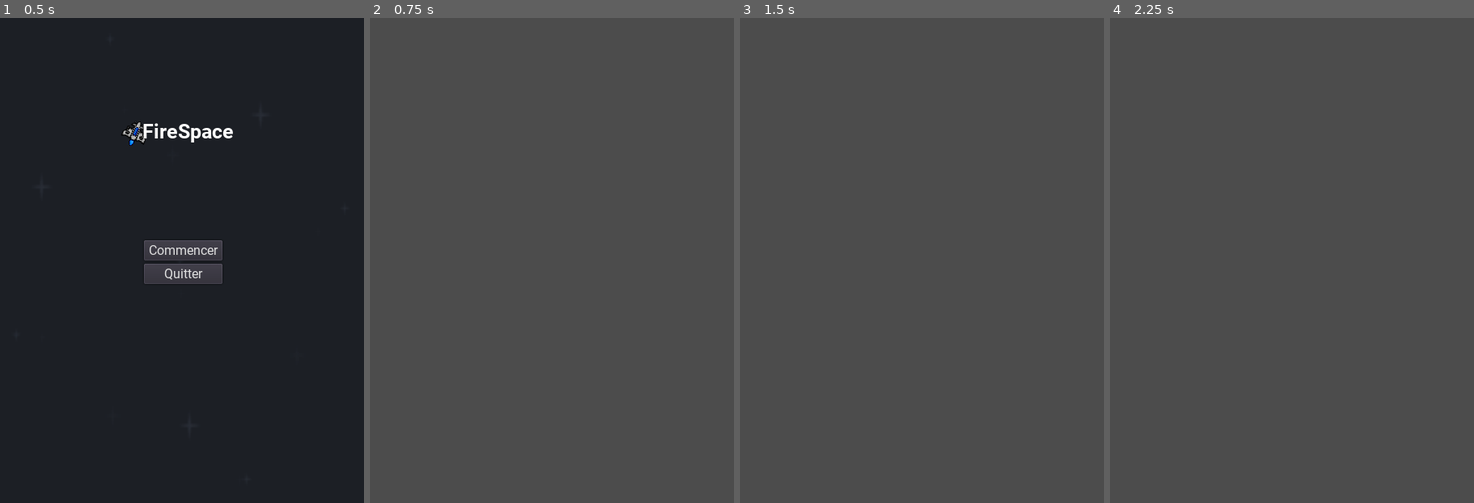
Above: before the commit, frames 1-4 (left to right).
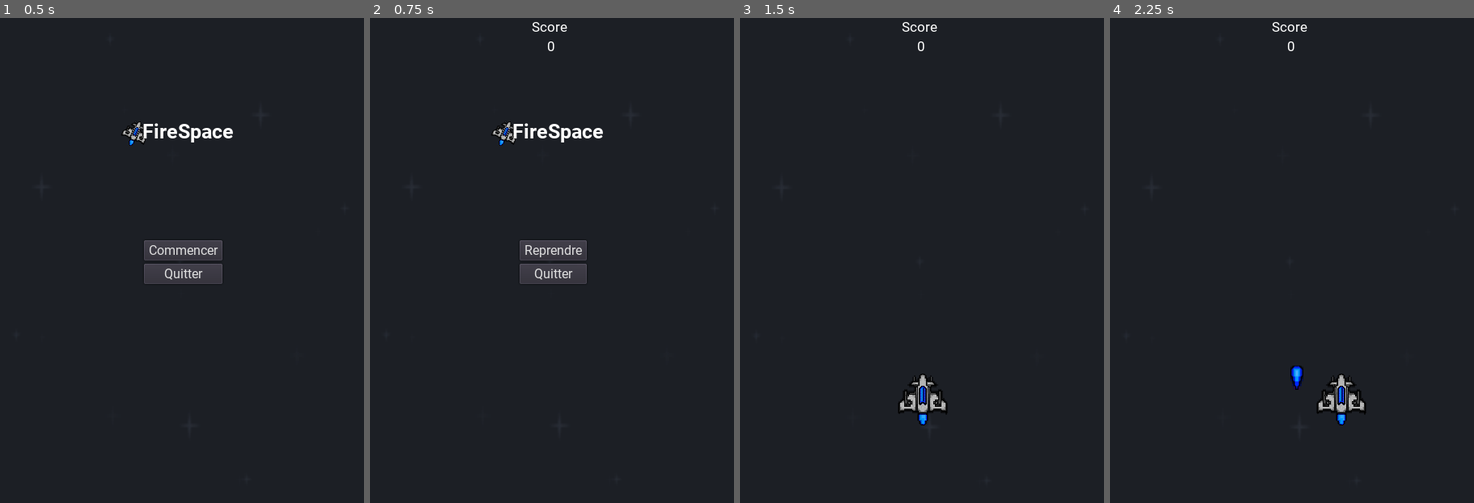
Above: after the commit, the same moments.

Repository: KevCoorp/Firespace
Game: Godot game, scene res://GUI/MainMenu.tscn
Two runs of this game, one before a commit and one after it. Both use one fixed random seed, a clock stepped at 60 frames per second and the inputs below. This scene is started directly instead of the project's main scene.
Inputs (mouse positions are in pixels of both pictures, inside the frame that each line leads up to):
- Up to frame 1 (0.5 s): no input
- Up to frame 2 (0.75 s): click "Commencer" at 0.5 s
- Up to frame 3 (1.5 s): click (922, 250) at 1.25 s, where only the run after the commit has a clickable "Reprendre"
- Up to frame 4 (2.25 s): tap Enter at 2 s; hold D (move_right) from 2.03 s (still down); hold Space (shoot) from 2.03 s (still down)

Frame 1 is identical in both runs. In frame 2, 99% of the frame differs, in the area x 0-100%, y 0-100%; in frame 3, 100%; in frame 4, 100%.

Commit message:
add Main Menu
need fixes

Diff:
--- /dev/null
+++ b/GUI/MainMenu.gd
@@ -0,0 +1,7 @@
+extends Control
+
+func _on_QuitBtn_pressed():
+	get_tree().quit()
+
+func _on_StartBtn_pressed():
+	get_tree().change_scene("res://MainScenes/Gameplay.tscn")
--- a/GUI/MainMenu.tscn
+++ b/GUI/MainMenu.tscn
@@ -1,7 +1,7 @@
 [gd_scene load_steps=9 format=2]
 
 [ext_resource path="res://Textures/background.png" type="Texture" id=1]
-[ext_resource path="res://GUI/PauseMenu2.gd" type="Script" id=2]
+[ext_resource path="res://GUI/MainMenu.gd" type="Script" id=2]
 [ext_resource path="res://Fonts/Roboto-Regular.ttf" type="DynamicFontData" id=3]
 [ext_resource path="res://Textures/ship.png" type="Texture" id=4]
 
@@ -61,7 +61,7 @@
 margin_right = 273.0
 margin_bottom = 327.0
 
-[node name="ResumeBtn" type="Button" parent="CenterContainer/VBoxContainer"]
+[node name="StartBtn" type="Button" parent="CenterContainer/VBoxContainer"]
 margin_right = 97.0
 margin_bottom = 25.0
 custom_fonts/font = SubResource( 1 )
@@ -76,5 +76,5 @@
 text = "Quitter"
 icon_align = 1
 
-[connection signal="pressed" from="CenterContainer/VBoxContainer/ResumeBtn" to="." method="_on_ResumeBtn_pressed"]
+[connection signal="pressed" from="CenterContainer/VBoxContainer/StartBtn" to="." method="_on_StartBtn_pressed"]
 [connection signal="pressed" from="CenterContainer/VBoxContainer/QuitBtn" to="." method="_on_QuitBtn_pressed"]
--- a/MainScenes/Gameplay.tscn
+++ b/MainScenes/Gameplay.tscn
@@ -12,7 +12,6 @@
 script = ExtResource( 7 )
 
 [node name="Background" type="Sprite" parent="."]
-visible = false
 scale = Vector2( 1.75781, 2.35156 )
 z_index = -100
 texture = ExtResource( 2 )
